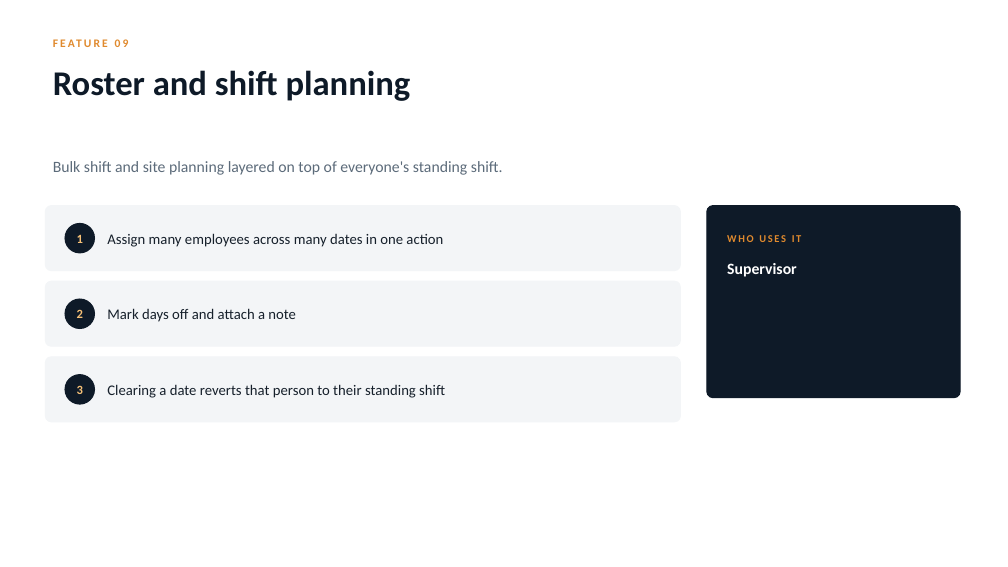
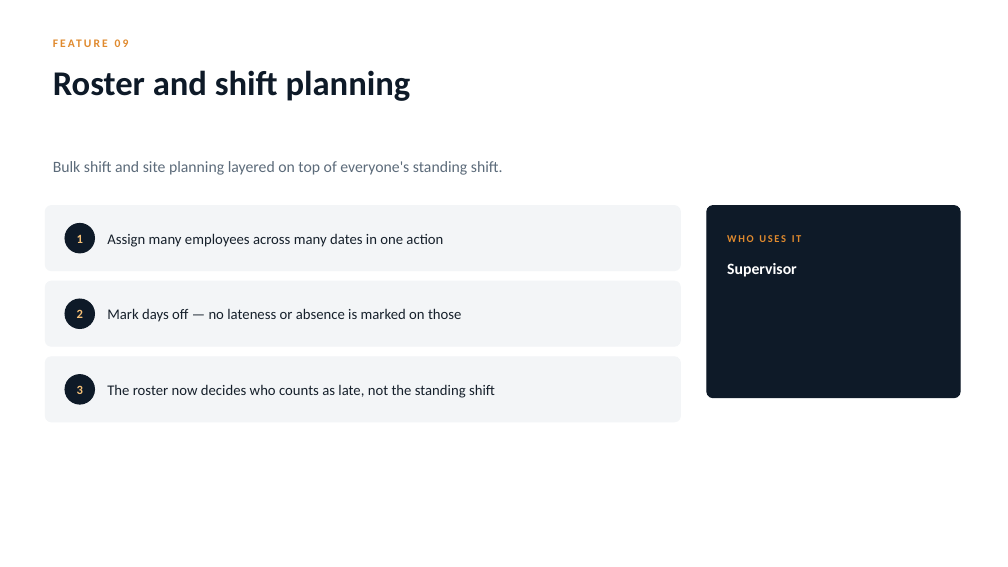
Before and after one commit to iammuniraa-wq/bpmsquare-app, a slide deck: slide 19 of docs/qa/BPMSquare_WFM_Feature_Guide.pptx. Drawn at 1008x567 pixels with LibreOffice and Linux fonts; fonts in the diff are those of the drawing. Boxes give left, top, right and bottom in pixels: in the first picture for what was removed or moved away, otherwise in the second. Text is boxed around its words. In the diff, an @@ line names an element or a change of style, - is before the commit and + after.

```diff
--- a/docs/qa/BPMSquare_WFM_Feature_Guide.pptx
+++ b/docs/qa/BPMSquare_WFM_Feature_Guide.pptx
@@ text at bbox=[107, 308, 461, 322]: text changed @@
-Mark days off and attach a note
+Mark days off — no lateness or absence is marked on those
@@ text at bbox=[107, 384, 495, 398]: text changed @@
-Clearing a date reverts that person to their standing shift
+The roster now decides who counts as late, not the standing shift
```
Also in this commit, not shown: 14 other slides changed, 2 slides added, 1 other file.
